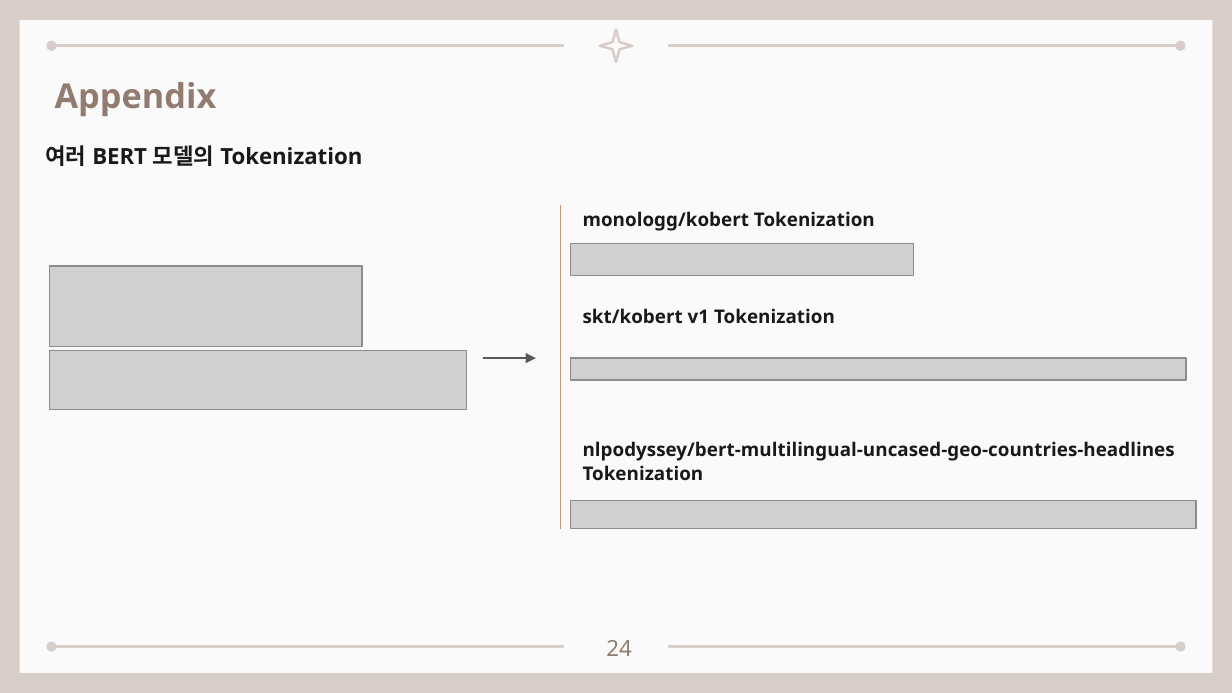
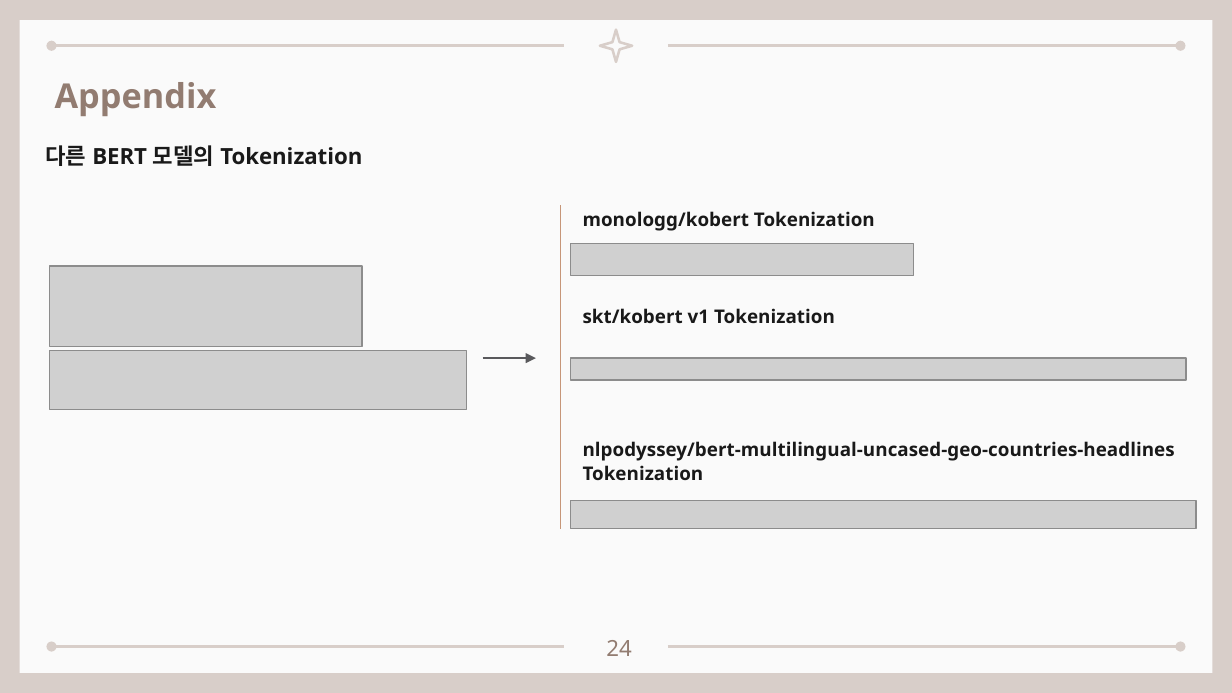
Before and after one commit to seungdeng/DELab, a slide deck: slide 24 of PPT/DSLab_이승건_BERT멘토링발표.pptx. Drawn at 1232x693 pixels with LibreOffice and Linux fonts; fonts in the diff are those of the drawing; grey boxes stand for pictures. Boxes give left, top, right and bottom in pixels: in the first picture for what was removed or moved away, otherwise in the second. Text is boxed around its words. In the diff, an @@ line names an element or a change of style, - is before the commit and + after.

```diff
--- a/PPT/DSLab_이승건_BERT멘토링발표.pptx
+++ b/PPT/DSLab_이승건_BERT멘토링발표.pptx
@@ text at (45,145,362,166): text changed @@
-여러 BERT 모델의 Tokenization
+다른 BERT 모델의 Tokenization
```
Also in this commit, not shown: 6 other slides changed, 1 other file.
